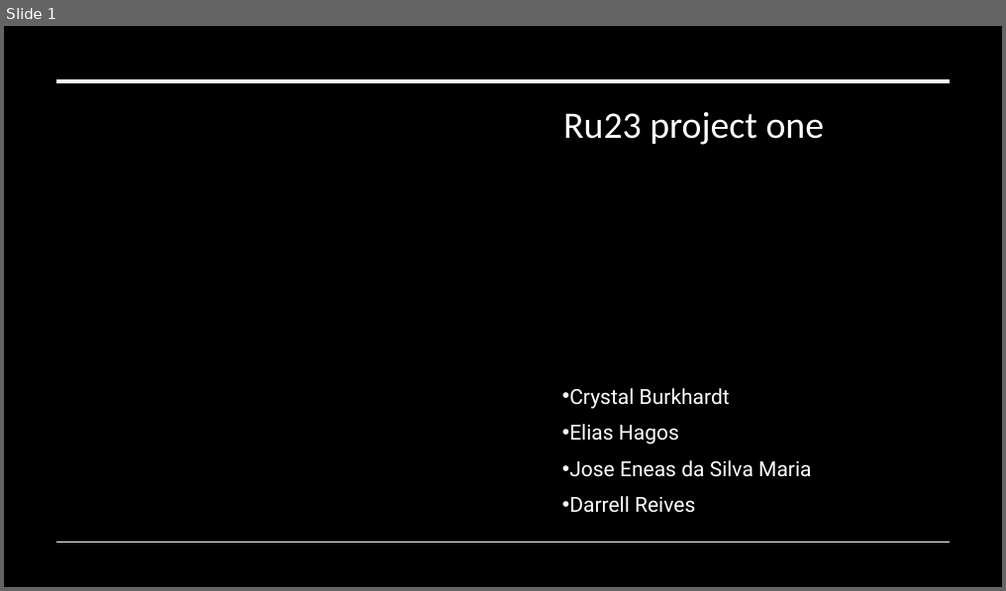
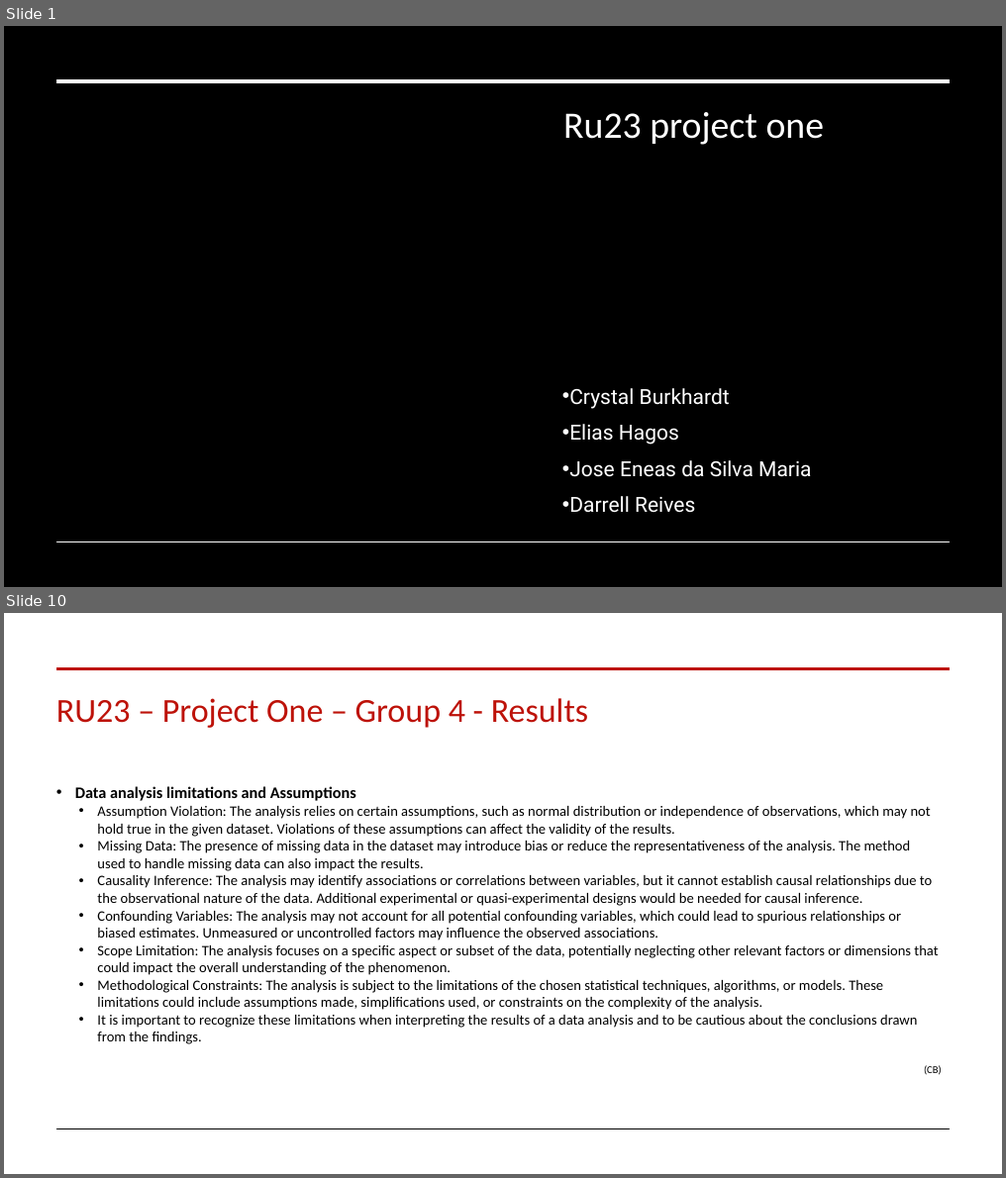
Before and after one commit to joseeneas/RB_Module_08_Project_01, a slide deck: rut23-project-one/ProjectOne-Group4-ProjectResults.pptx. Shown one above the other, each under a label of ours: slide 1 before the commit, slides 1 and 10 after it; the slides between them are not shown. The pictures are 1006x591 and 1006x1178 pixels, drawn with LibreOffice and Linux fonts; fonts in the diff are those of the drawing; background and template pictures are left out; a plain dark background stands for a picture behind light text. Boxes give left, top, right and bottom in pixels: in the first picture for what was removed or moved away, otherwise in the second. Text is boxed around its words. In the diff, an @@ line names an element or a change of style, - is before the commit and + after.

```diff
--- a/rut23-project-one/ProjectOne-Group4-ProjectResults.pptx
+++ b/rut23-project-one/ProjectOne-Group4-ProjectResults.pptx
@@ slide 10 added at bbox=[4, 613, 1002, 1174], background #FFFFFF @@
@@ line added from (56, 668) to (949, 668), #BD1209 3 pt @@
@@ title added at bbox=[56, 698, 588, 728], 32.4 pt, text #BD1209 @@
+RU23 – Project One – Group 4 - Results
@@ text added at bbox=[75, 786, 942, 1075], 13.9 pt, text #000000 @@
+• Data analysis limitations and Assumptions
+  • Assumption Violation: The analysis relies on certain assumptions, such as normal distribution or independence of observations, which may not hold true in the given dataset. Violations of these assumptions can affect the validity of the results.
+  • Missing Data: The presence of missing data in the dataset may introduce bias or reduce the representativeness of the analysis. The method used to handle missing data can also impact the results.
+  • Causality Inference: The analysis may identify associations or correlations between variables, but it cannot establish causal relationships due to the observational nature of the data. Additional experimental or quasi-experimental designs would be needed for causal inference.
+  • Confounding Variables: The analysis may not account for all potential confounding variables, which could lead to spurious relationships or biased estimates. Unmeasured or uncontrolled factors may influence the observed associations.
+  • Scope Limitation: The analysis focuses on a specific aspect or subset of the data, potentially neglecting other relevant factors or dimensions that could impact the overall understanding of the phenomenon.
+  • Methodological Constraints: The analysis is subject to the limitations of the chosen statistical techniques, algorithms, or models. These limitations could include assumptions made, simplifications used, or constraints on the complexity of the analysis.
+  • It is important to recognize these limitations when interpreting the results of a data analysis and to be cautious about the conclusions drawn from the findings.
+  (CB)
@@ line added from (56, 1130) to (949, 1130), #000000 0.5 pt @@
```
Also in this commit, not shown: 7 slides changed, 1 other slide added.
